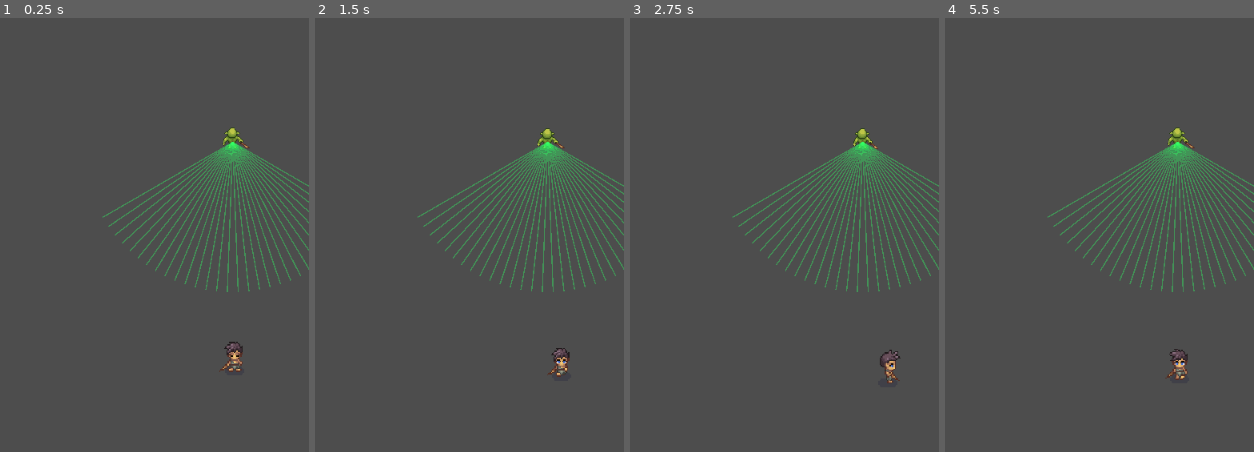
Above: before the commit, frames 1-4 (left to right).
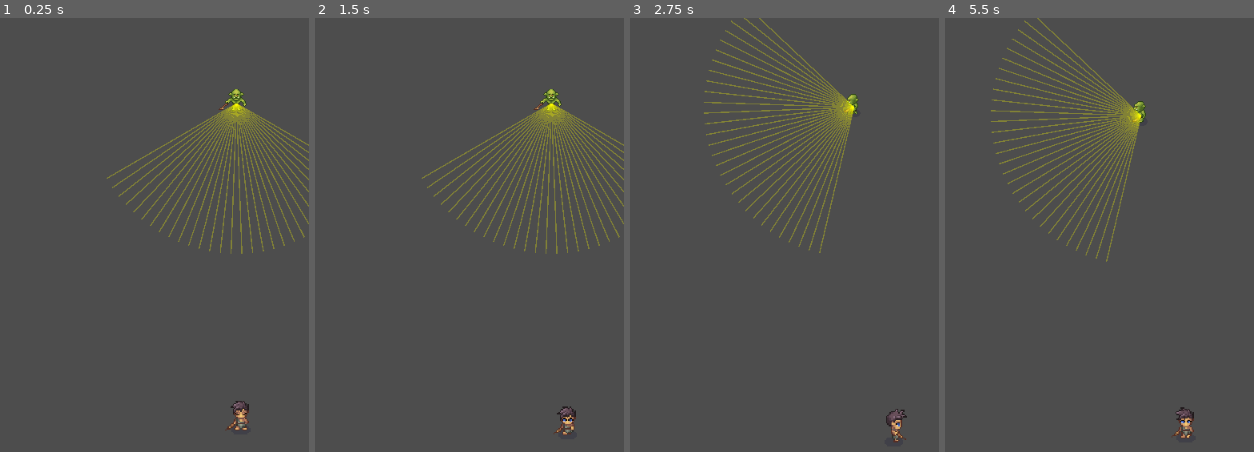
Above: after the commit, the same moments.

Repository: thorlorick/TheWhiteoutGame
Game: Godot game, scene res://scenes/level_one.tscn
The game is run twice, just before and just after one commit, with the same random seed, the same clock (stepped at 60 frames per second) and the same inputs. The project has no main scene, so this scene is started directly.
Inputs:
- Up to frame 1 (0.25 s): no input
- Up to frame 2 (1.5 s): tap Enter at 0.5 s; hold D (walk_right) 0.53-1.28 s; tap J (run) at 0.6, 1.35 s; hold S (walk_down) from 1.28 s (still down)
- Up to frame 3 (2.75 s): release S (walk_down) at 2.03 s; hold D (walk_right) from 2.03 s (still down); tap K (run_attack) at 2.1 s; tap J (run) at 2.3 s
- Up to frame 4 (5.5 s): release D (walk_right) at 2.78 s; hold W (walk_up) 2.78-3.53 s; tap J (run) at 2.85, 3.6, 4.55, 5.1 s; hold A (walk_left) 3.53-5.03 s; tap K (run_attack) at 4.35 s; hold S (walk_down) from 5.03 s (still down)

The runs differ from the first frame. In frame 1, 7.7% of the frame differs, in the area x 33-100%, y 16-95%; in frame 2, 7.7%; in frame 3, 8.5%; in frame 4, 8.7%, in the area x 14-100%, y 0-97%.
Error before the commit: Parse Error: Used space character for indentation instead of tab as used before in the file. (res://scripts/enemyScripts/guard_agent.gd:220)

Commit message:
syntax fixes

Diff:
--- a/scenes/level_one.tscn
+++ b/scenes/level_one.tscn
@@ -14,8 +14,8 @@
 navigation_polygon = SubResource("NavigationPolygon_4x8cm")
 
 [node name="EnemyOrc" parent="." unique_id=1355604271 node_paths=PackedStringArray("nav_region") instance=ExtResource("2_t18mc")]
-position = Vector2(579, 99.00001)
+position = Vector2(582, 68.00001)
 nav_region = NodePath("../NavigationRegion2D")
 
 [node name="Player" parent="." unique_id=239320486 instance=ExtResource("2_843q2")]
-position = Vector2(581, 271)
+position = Vector2(586, 318)
--- a/scripts/enemyScripts/attack_component.gd
+++ b/scripts/enemyScripts/attack_component.gd
@@ -21,8 +21,8 @@
 # -----------------------------------------------------------------------------
 # set_running — called by agent when velocity_changed fires
 # -----------------------------------------------------------------------------
-# func set_running(value: bool) -> void:
-#	_is_running = value
+func set_running(value: bool) -> void:
+		_is_running = value
 
 func on_velocity_changed(_direction: Vector2, _is_moving: bool, is_running: bool) -> void:
 	_is_running = is_running
--- a/scripts/enemyScripts/guard_agent.gd
+++ b/scripts/enemyScripts/guard_agent.gd
@@ -218,10 +218,10 @@
 # -----------------------------------------------------------------------------
 
 func _tick_curiosity_state() -> void:
-    if urge.get_curiosity_urge() >= 0.5:
-        world_state.set_state("curiosity_high", true)
-    else:
-        world_state.set_state("curiosity_high", false)
+	if urge.get_curiosity_urge() >= 0.5:
+		world_state.set_state("curiosity_high", true)
+	else:
+		world_state.set_state("curiosity_high", false)
 
 # -----------------------------------------------------------------------------
 # _get_urge_state
